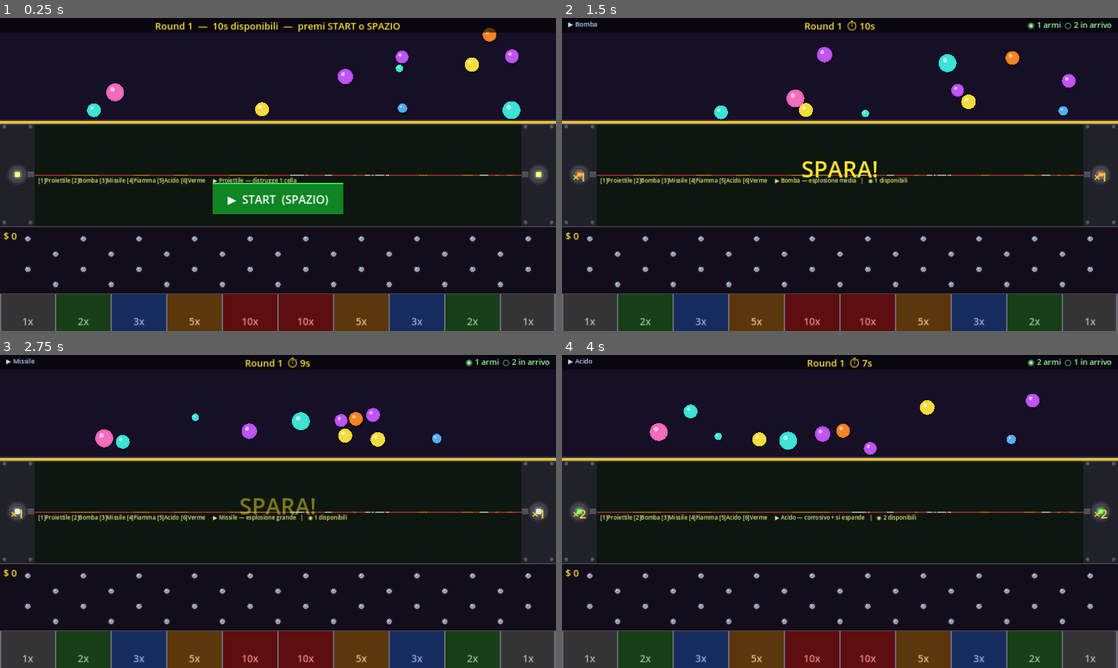
Above: before the commit, frames 1-4 (two rows, left to right).
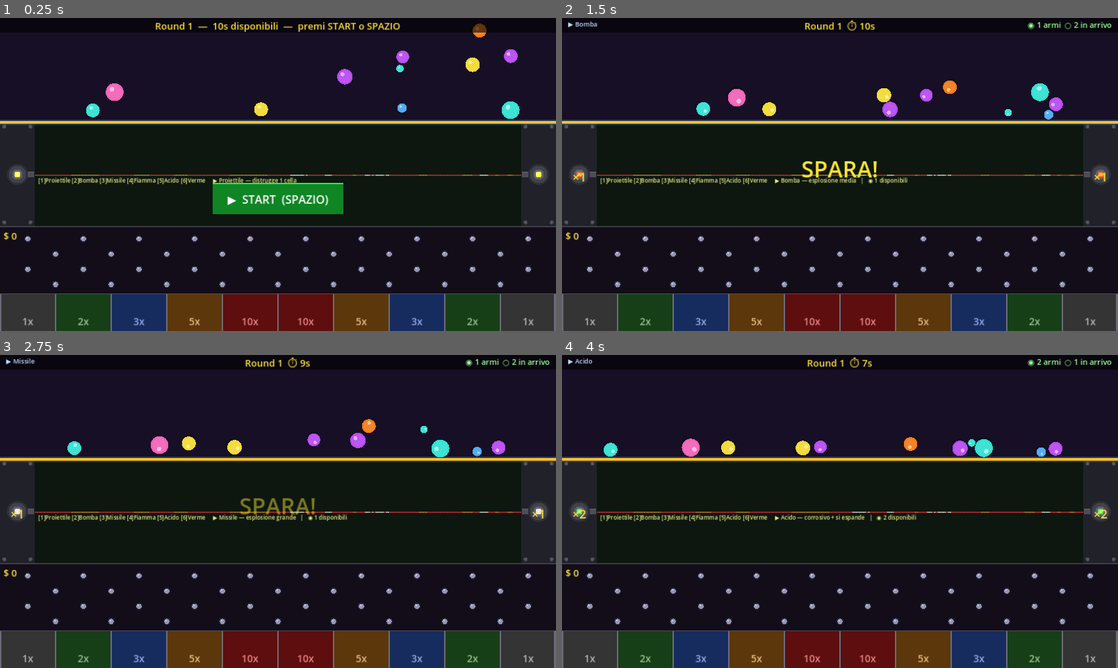
Above: after the commit, the same moments.

Repository: tanapox/TravelCalculator
Game: Godot game, scene res://scenes/Main.tscn
The game is run twice, just before and just after one commit, with the same random seed, the same clock (stepped at 60 frames per second) and the same inputs.
Inputs (mouse positions are in pixels of both pictures, inside the frame that each line leads up to):
- Up to frame 1 (0.25 s): no input
- Up to frame 2 (1.5 s): tap Enter at 0.5 s; move the mouse to (962, 158) at 0.52 s; tap 1 at 0.6 s; click (962, 158) at 0.67 s; tap Space at 0.77 s; move the mouse to (728, 190) at 1.27 s; tap 2 at 1.35 s; click (728, 190) at 1.42 s
- Up to frame 3 (2.75 s): tap Space at 1.52 s; move the mouse to (333, 442) at 2.02 s; tap 3 at 2.1 s; click (333, 442) at 2.17 s
- Up to frame 4 (4 s): move the mouse to (812, 574) at 2.77 s; tap 4 at 2.85 s; click (812, 574) at 2.92 s; tap Space at 3.02, 3.77 s; move the mouse to (1006, 558) at 3.52 s; tap 5 at 3.6 s; click (1006, 558) at 3.67 s

The runs differ from the first frame. In frame 1, 0.3% of the frame differs, in the area x 15-94%, y 1-33%; in frame 2, 1.9%; in frame 3, 1.9%; in frame 4, 1.9%, in the area x 7-90%, y 12-33%.

Commit message:
Bounce decays over time from 1.0 to 0.15 in 18 seconds
Replace fixed bounce + _integrate_forces with time-based decay:
bounce lerps from BOUNCE_START=1.0 to BOUNCE_END=0.15 over
BOUNCE_DECAY_TIME=18s, updated each physics frame. linear_damp=0.25
adds air resistance. Balls start bouncy and progressively settle.

Co-Authored-By: Claude Sonnet 4.6 <noreply@anthropic.com>
Claude-Session: https://claude.ai/code/session_01QzGJouKABdY15psrR5EvZo

Diff:
--- a/scripts/Ball.gd
+++ b/scripts/Ball.gd
@@ -6,16 +6,22 @@
 var money_value: int   = 10
 var collected:   bool  = false
 
-const MIN_SPEED: float = 120.0
+const BOUNCE_START:      float = 1.0   # rimbalzo iniziale
+const BOUNCE_END:        float = 0.15  # rimbalzo minimo (non raggiunge zero)
+const BOUNCE_DECAY_TIME: float = 18.0  # secondi per passare da START a END
+
+var _elapsed: float = 0.0
 
 func setup(r: float, c: Color, m_val: int = 10) -> void:
 	radius      = r
 	ball_color  = c
 	money_value = m_val
 
+	linear_damp  = 0.25   # lieve attrito dell'aria
+
 	var mat := PhysicsMaterial.new()
-	mat.bounce   = 1.0
-	mat.friction = 0.0
+	mat.bounce   = BOUNCE_START
+	mat.friction = 0.05
 	physics_material_override = mat
 
 	var cshape := CollisionShape2D.new()
@@ -27,12 +33,12 @@
 	linear_velocity = Vector2(randf_range(-280.0, 280.0), randf_range(-180.0, 60.0))
 	queue_redraw()
 
-func _integrate_forces(state: PhysicsDirectBodyState2D) -> void:
+func _physics_process(delta: float) -> void:
 	if collected:
 		return
-	if state.linear_velocity.length_squared() < MIN_SPEED * MIN_SPEED:
-		var angle := randf() * TAU
-		state.linear_velocity = Vector2(cos(angle), sin(angle)) * MIN_SPEED
+	_elapsed += delta
+	var t := minf(_elapsed / BOUNCE_DECAY_TIME, 1.0)
+	physics_material_override.bounce = lerpf(BOUNCE_START, BOUNCE_END, t)
 
 func _draw() -> void:
 	draw_circle(Vector2(3.0, 5.0), radius * 0.95, Color(0.0, 0.0, 0.0, 0.22))
